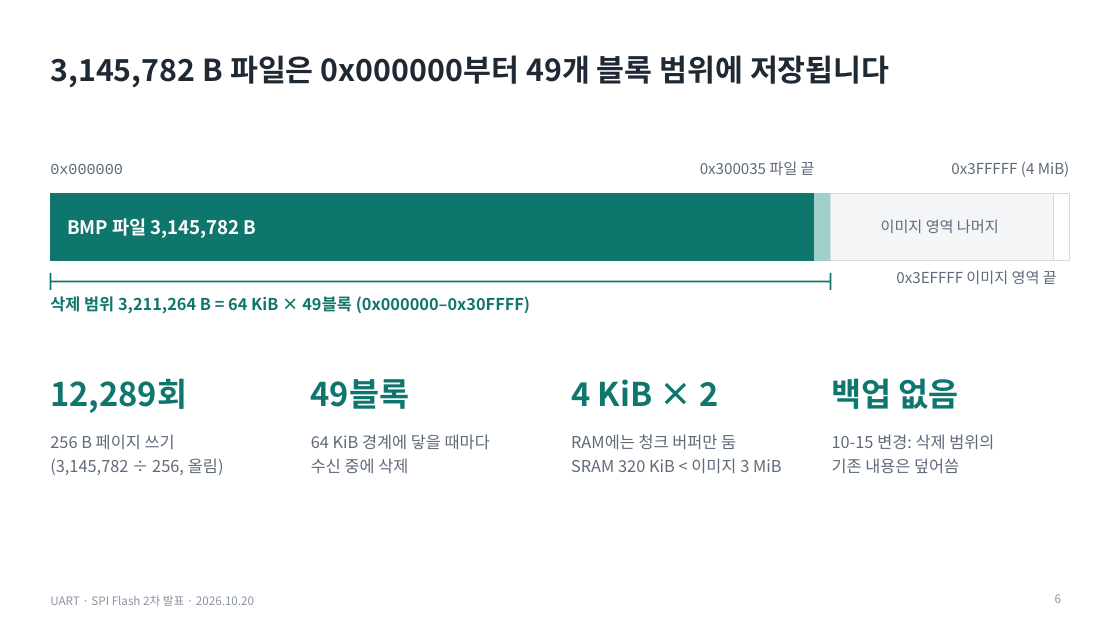
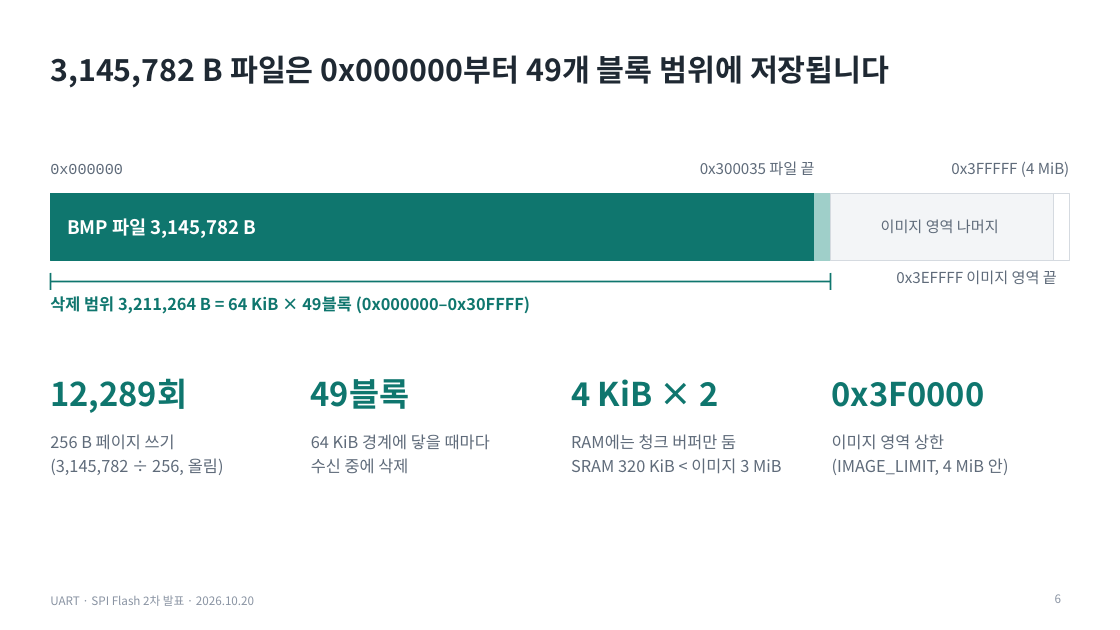
Before and after one commit to dazement/STM32-BMP-file-store-in-Flash-memory, a slide deck: slide 6 of presentation_oct20/output/UART_SPIFlash_2차발표_1020_코드검증.pptx. Drawn at 1120x630 pixels with LibreOffice and Linux fonts; fonts in the diff are those of the drawing. Boxes give left, top, right and bottom in pixels: in the first picture for what was removed or moved away, otherwise in the second. Text is boxed around its words. In the diff, an @@ line names an element or a change of style, - is before the commit and + after.

```diff
--- a/presentation_oct20/output/UART_SPIFlash_2차발표_1020_코드검증.pptx
+++ b/presentation_oct20/output/UART_SPIFlash_2차발표_1020_코드검증.pptx
@@ text at (x1=832, y1=381, x2=985, y2=407): text changed @@
-백업 없음
+0x3F0000
@@ text at (x1=832, y1=434, x2=1009, y2=475): text changed @@
-10-15 변경: 삭제 범위의
-기존 내용은 덮어씀
+이미지 영역 상한
+(IMAGE_LIMIT, 4 MiB 안)
```
Also in this commit, not shown: 6 other slides changed, 2 slides removed, 1 other file.
